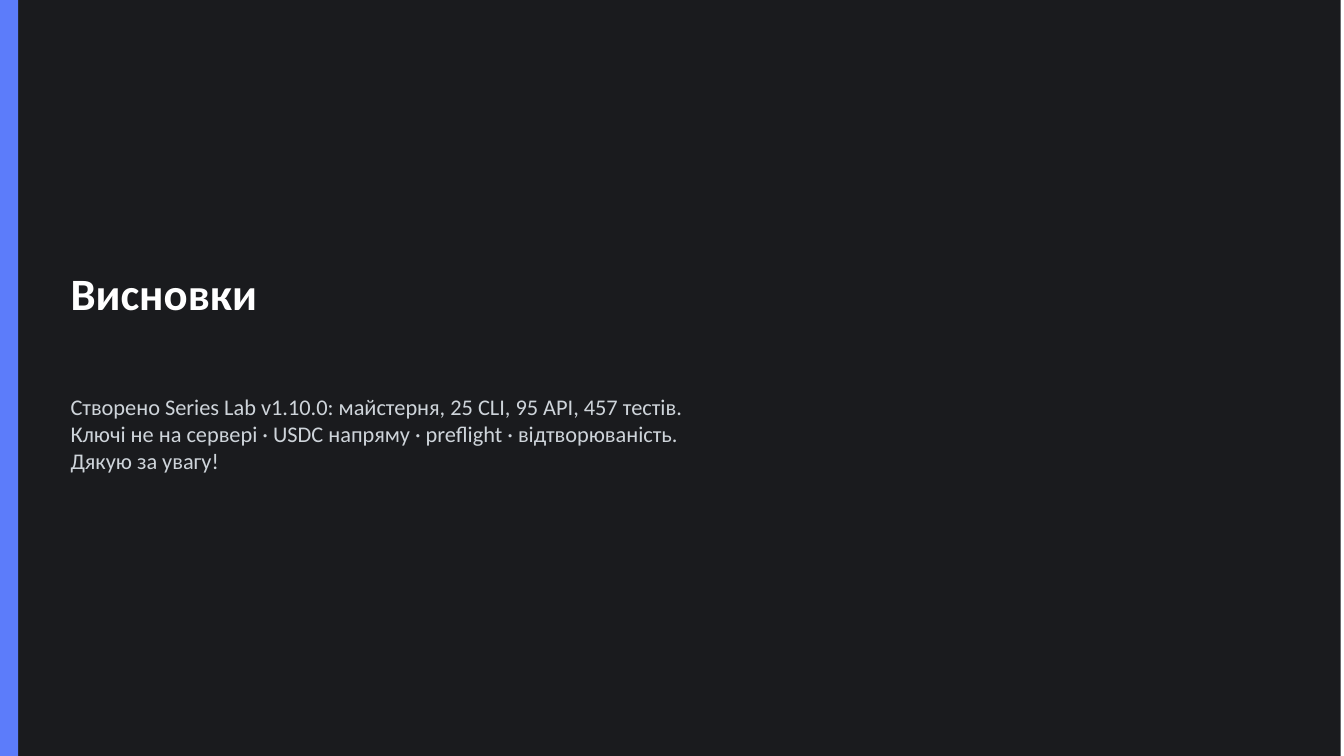
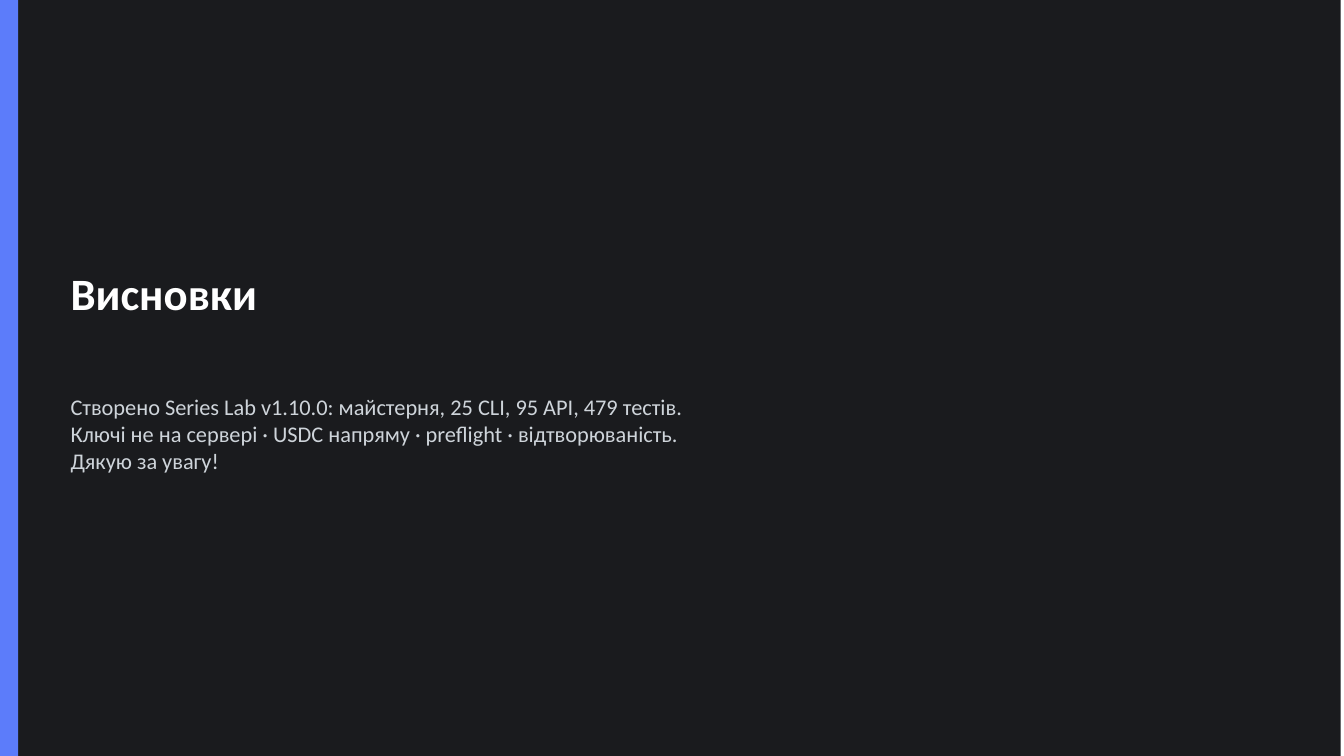
Before and after one commit to ech2corrosionrrd/series-studio, a slide deck: slide 14 of diploma/Dyplom_Series_Lab_Zahyst.pptx. Drawn at 1344x756 pixels with LibreOffice and Linux fonts; fonts in the diff are those of the drawing. Boxes give left, top, right and bottom in pixels: in the first picture for what was removed or moved away, otherwise in the second. Text is boxed around its words. In the diff, an @@ line names an element or a change of style, - is before the commit and + after.

```diff
--- a/diploma/Dyplom_Series_Lab_Zahyst.pptx
+++ b/diploma/Dyplom_Series_Lab_Zahyst.pptx
@@ text at (71,399,682,419): text changed @@
-Створено Series Lab v1.10.0: майстерня, 25 CLI, 95 API, 457 тестів.
+Створено Series Lab v1.10.0: майстерня, 25 CLI, 95 API, 479 тестів.
```
Also in this commit, not shown: 1 other slide changed, 20 other files.
